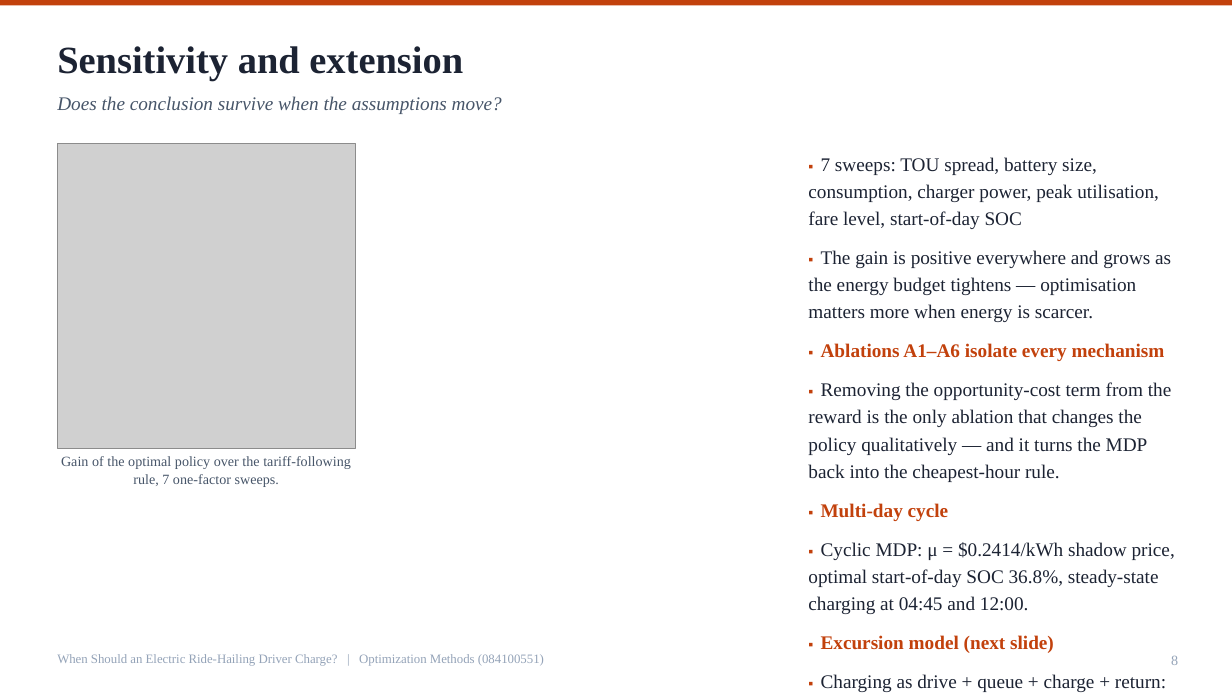
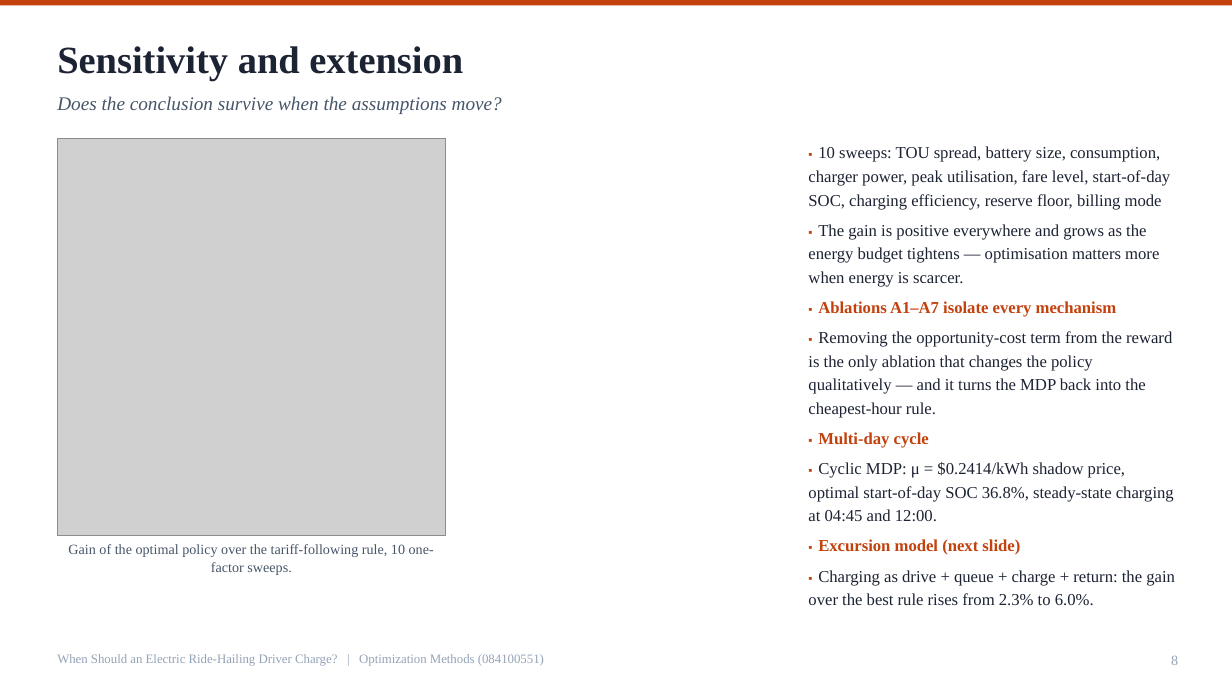
Before and after one commit to Ryan-Big-Data-grade24-scut/ride-hailing-charging, a slide deck: slide 8 of submit/Defense_梁睿希_202464870791.pptx. Drawn at 1232x693 pixels with LibreOffice and Linux fonts; fonts in the diff are those of the drawing; grey boxes stand for pictures. Boxes give left, top, right and bottom in pixels: in the first picture for what was removed or moved away, otherwise in the second. Text is boxed around its words. In the diff, an @@ line names an element or a change of style, - is before the commit and + after.

Commit message:
fix(PPT): 与论文对齐敏感性扫描数(10)、消融数(A1-A7)、公式计数(143/114)与队列结论措辞

```diff
--- a/submit/Defense_梁睿希_202464870791.pptx
+++ b/submit/Defense_梁睿希_202464870791.pptx
@@ picture: place and size @@
-picture at box(57, 143, 355, 448)
+picture at box(57, 139, 445, 536)
@@ text at box(808, 146, 1171, 209): text changed; size 15 to 13 pt @@
-▪ 7 sweeps: TOU spread, battery size, consumption, charger power, peak utilisation, fare level, start-of-day SOC
+▪ 10 sweeps: TOU spread, battery size, consumption, charger power, peak utilisation, fare level, start-of-day SOC, charging efficiency, reserve floor, billing mode
@@ text "▪ 10 sweeps: TOU spread, ...": place and size @@
-text "▪ 10 sweeps: TOU spread, ..." at box(808, 157, 1175, 692)
+text "▪ 10 sweeps: TOU spread, ..." at box(808, 146, 1175, 606)
@@ text at box(808, 224, 1175, 606): size 11 to 9 pt in "▪", "▪", "▪", "▪" and 2 more places; size 15 to 13 pt in "The gain is positive everywhere and grows ...", "Removing the opportunity-cost term from the reward ...", "Multi-day cycle", "Cyclic MDP: μ = $0.2414/kWh shadow price, ..." and 2 more places; less space between paragraphs @@
@@ text at box(818, 301, 1117, 317): text changed; size 15 to 13 pt @@
-▪ Ablations A1–A6 isolate every mechanism
+▪ Ablations A1–A7 isolate every mechanism
@@ text at box(68, 544, 434, 575): text changed @@
-Gain of the optimal policy over the tariff-following rule, 7 one-factor sweeps.
+Gain of the optimal policy over the tariff-following rule, 10 one-factor sweeps.
```
Also in this commit, not shown: 5 other slides changed, 2 other files.
